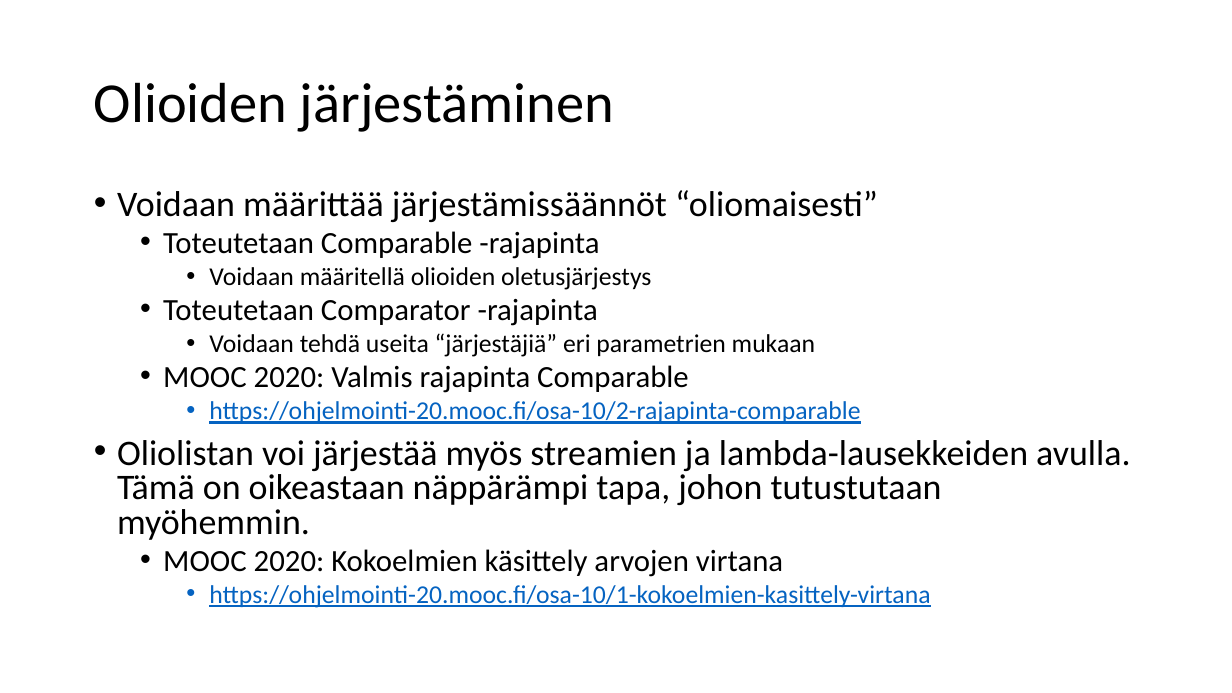
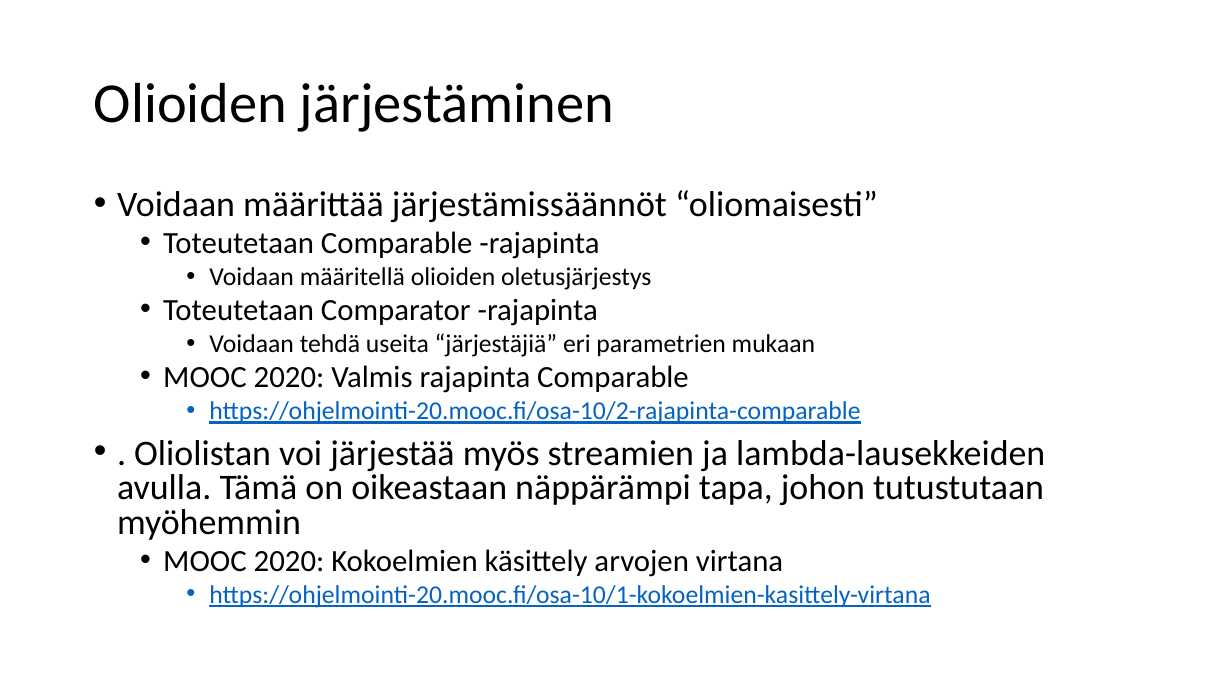
Before and after one commit to lpemake/TrakTite24, a slide deck: slide 90 of Tietorakenteet ja algoritmit 2025.pptx. Drawn at 1232x693 pixels with LibreOffice and Linux fonts; fonts in the diff are those of the drawing. Boxes give left, top, right and bottom in pixels: in the first picture for what was removed or moved away, otherwise in the second. Text is boxed around its words. In the diff, an @@ line names an element or a change of style, - is before the commit and + after.

```diff
--- a/Tietorakenteet ja algoritmit 2025.pptx
+++ b/Tietorakenteet ja algoritmit 2025.pptx
@@ text at (x1=117, y1=440, x2=1045, y2=540): text changed @@
-• Oliolistan voi järjestää myös streamien ja lambda-lausekkeiden avulla. Tämä on oikeastaan näppärämpi tapa, johon tutustutaan myöhemmin.
+• . Oliolistan voi järjestää myös streamien ja lambda-lausekkeiden avulla. Tämä on oikeastaan näppärämpi tapa, johon tutustutaan myöhemmin
```
Also in this commit, not shown: 2 other slides changed, 6 other files.
